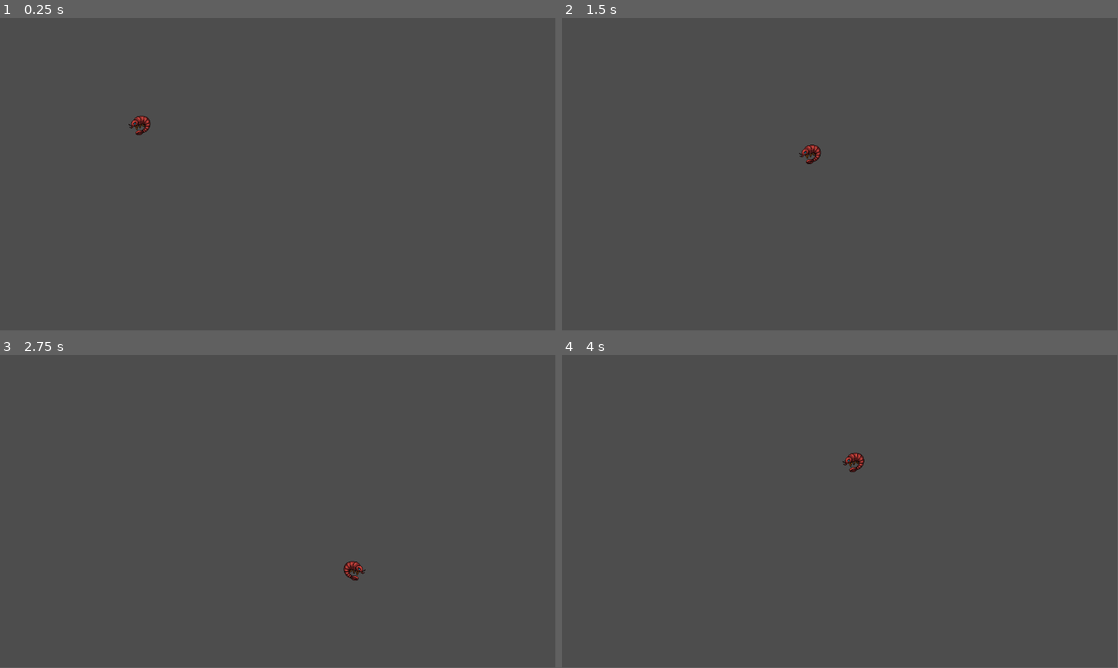
Above: before the commit, frames 1-4 (two rows, left to right).
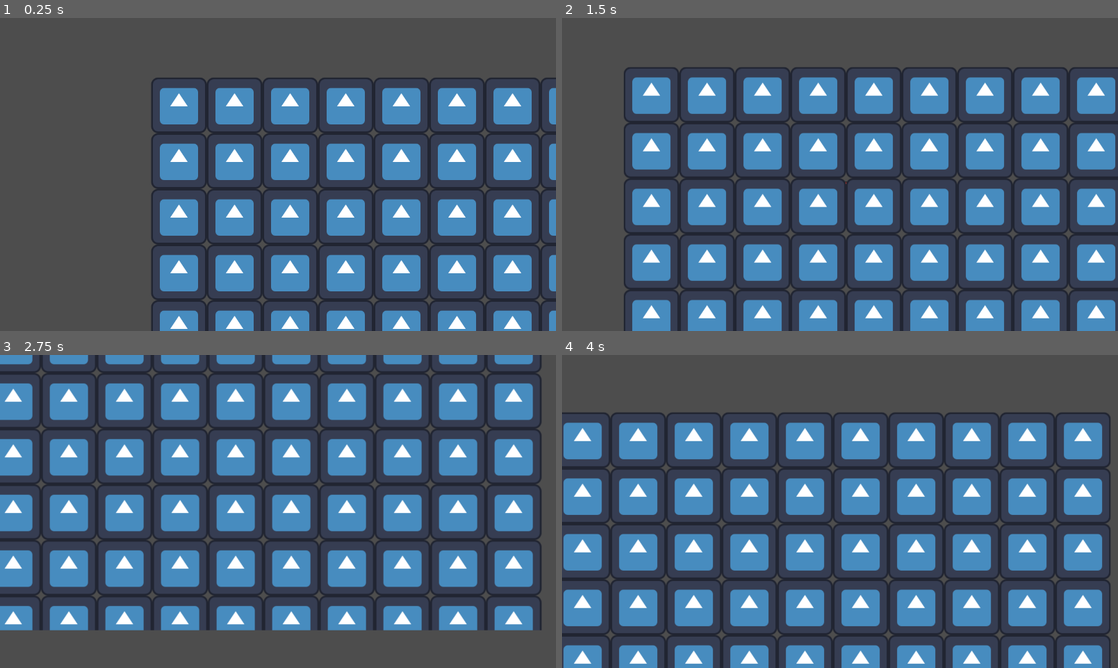
Above: after the commit, the same moments.

Repository: ThoX3/gambos
Game: Godot game, scene res://scene/main.tscn
Same seed, same stepped clock (60 frames per second), same inputs: the game is played once before the commit and once after it. The engine's default icon, where the game draws it, is replaced by a stand-in: a white triangle on a blue panel in a dark square.
Inputs:
- Up to frame 1 (0.25 s): no input
- Up to frame 2 (1.5 s): tap Enter at 0.5 s; hold D (move_right) 0.53-1.28 s; hold S (move_down) from 1.28 s (still down)
- Up to frame 3 (2.75 s): release S (move_down) at 2.03 s; hold D (move_right) from 2.03 s (still down)
- Up to frame 4 (4 s): release D (move_right) at 2.78 s; hold W (move_up) 2.78-3.53 s; hold A (move_left) from 3.53 s (still down)
In our replay, the window is 799x449 before the commit and 800x450 after it. These sizes can differ from the game's own. Grey fills any space a smaller window leaves; there, only what the larger window draws over its background counts as a difference.

The runs differ from the first frame. In frame 1, 33% of the frame differs, in the area x 0-100%, y 0-100%; in frame 2, 45%; in frame 3, 51%, in the area x 0-98%, y 0-88%; in frame 4, 48%.

Commit message:
Feat: following camera

Diff:
--- a/GODOTProj/project.godot
+++ b/GODOTProj/project.godot
@@ -14,6 +14,11 @@
 run/main_scene="uid://ba05sh5m0lvdi"
 config/features=PackedStringArray("4.6", "Forward Plus")
 config/icon="res://icon.svg"
+
+[display]
+
+window/size/viewport_width=1280
+window/size/viewport_height=720
 
 [input]
 
--- a/GODOTProj/scene/main.tscn
+++ b/GODOTProj/scene/main.tscn
@@ -1,6 +1,7 @@
 [gd_scene format=3 uid="uid://ba05sh5m0lvdi"]
 
 [ext_resource type="PackedScene" uid="uid://d3fsod54u517y" path="res://scene/player/player.tscn" id="1_itxqv"]
+[ext_resource type="Texture2D" uid="uid://ctcl7je6y7ffm" path="res://icon.svg" id="2_v0l8b"]
 
 [node name="Main" type="Node2D" unique_id=1767589913]
 
@@ -8,3 +9,9 @@
 
 [node name="Player" parent="Map1" unique_id=1617224567 instance=ExtResource("1_itxqv")]
 position = Vector2(292, 223)
+
+[node name="TextureRect" type="TextureRect" parent="Map1" unique_id=157498310]
+offset_right = 1280.0
+offset_bottom = 720.0
+texture = ExtResource("2_v0l8b")
+stretch_mode = 1
--- a/GODOTProj/scene/player/player.tscn
+++ b/GODOTProj/scene/player/player.tscn
@@ -42,3 +42,6 @@
 visibility_layer = 2
 shape = SubResource("CircleShape2D_6smn3")
 debug_color = Color(0.61960787, 0.53333336, 0, 0.07058824)
+
+[node name="Camera" type="Camera2D" parent="." unique_id=998837227]
+position_smoothing_enabled = true
